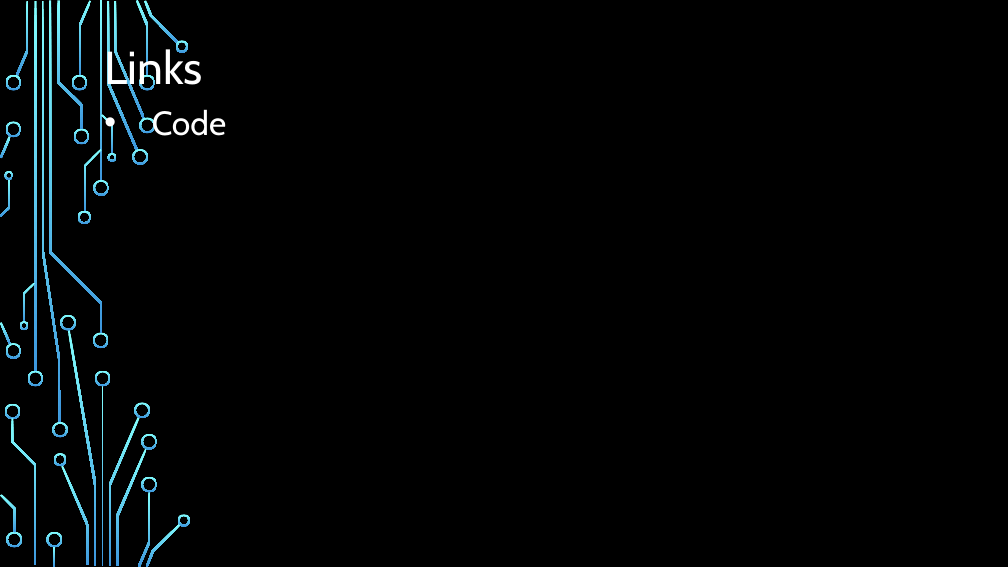
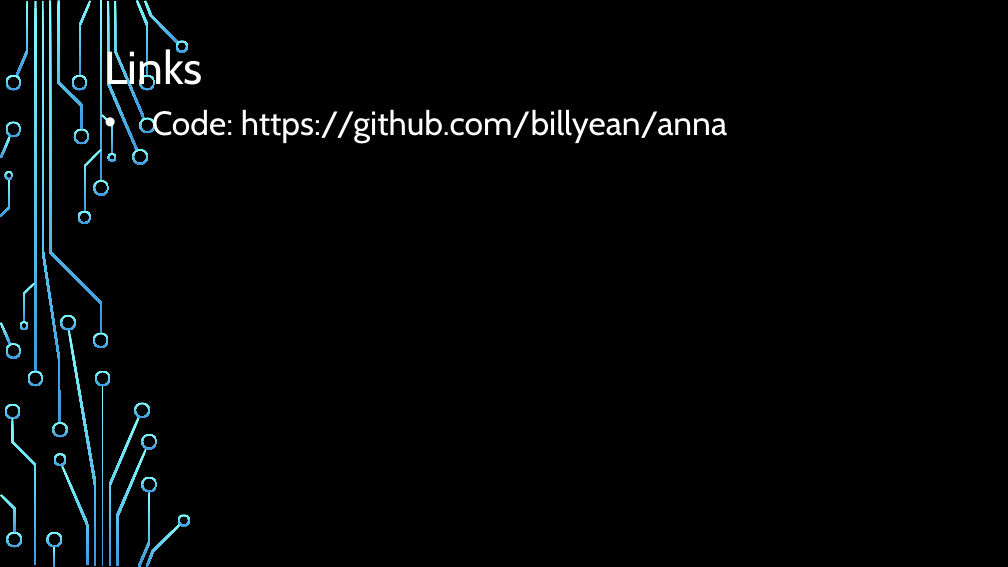
Before and after one commit to billyean/anna, a slide deck: slide 11 of Data Analytics and Information Virtualization Project.pptx. Drawn at 1008x567 pixels with LibreOffice and Linux fonts; fonts in the diff are those of the drawing; background and template pictures are left out. Boxes give left, top, right and bottom in pixels: in the first picture for what was removed or moved away, otherwise in the second. Text is boxed around its words. In the diff, an @@ line names an element or a change of style, - is before the commit and + after.

```diff
--- a/Data Analytics and Information Virtualization Project.pptx
+++ b/Data Analytics and Information Virtualization Project.pptx
@@ text at (x1=152, y1=109, x2=727, y2=143): text changed @@
-• Code
+• Code: https://github.com/billyean/anna
```
Also in this commit, not shown: 1 other slide changed, 6 other files.
